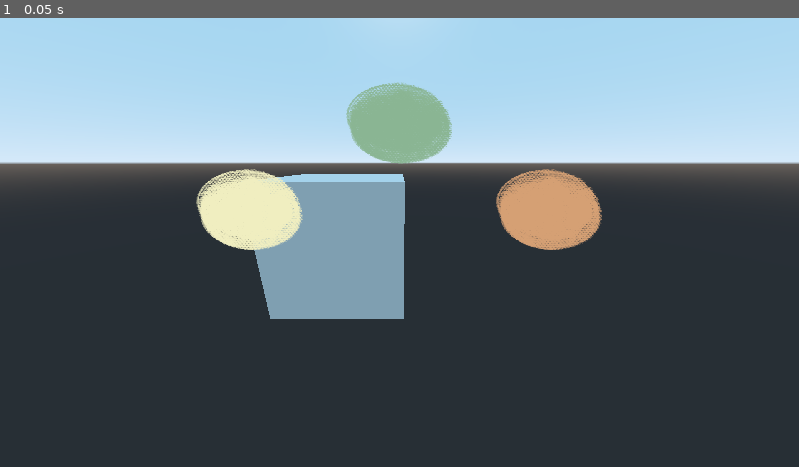
Above: before the commit, frame 1.
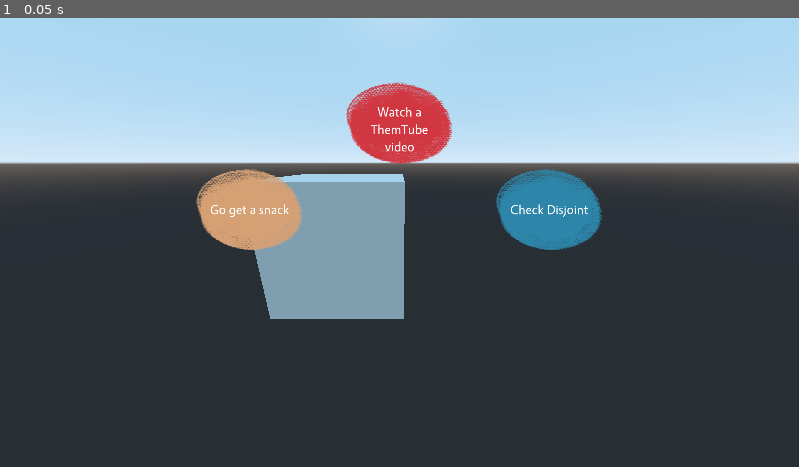
Above: after the commit, the same moment.

Repository: bucketfish/procrastination-simulator
Game: Godot game, scene res://Main.tscn
The game is run twice, just before and just after one commit, with the same random seed, the same clock (stepped at 60 frames per second) and the same inputs. The project has no main scene, so this scene is started directly.
Inputs:
- Up to frame 1 (0.05 s): no input

The runs differ from the first frame. In frame 1, 5.6% of the frame differs, in the area x 24-76%, y 14-52%.

Commit message:
Buttons done!

Diff:
--- a/Main.tscn
+++ b/Main.tscn
@@ -1,23 +1,43 @@
-[gd_scene load_steps=4 format=2]
+[gd_scene load_steps=8 format=2]
 
 [ext_resource path="res://textures/ui/blob.png" type="Texture" id=1]
+[ext_resource path="res://other_resources/Vegur-Regular.otf" type="DynamicFontData" id=2]
+[ext_resource path="res://scripts/Buttons.gd" type="Script" id=3]
 
-[sub_resource type="Theme" id=2]
+[sub_resource type="DynamicFont" id=1]
+size = 32
+use_mipmaps = true
+use_filter = true
+font_data = ExtResource( 2 )
 
-[sub_resource type="CubeMesh" id=1]
+[sub_resource type="StyleBoxEmpty" id=2]
+
+[sub_resource type="Theme" id=3]
+Label/colors/font_color = Color( 1, 1, 1, 1 )
+Label/colors/font_color_shadow = Color( 0, 0, 0, 0 )
+Label/colors/font_outline_modulate = Color( 1, 1, 1, 1 )
+Label/constants/line_spacing = 3
+Label/constants/shadow_as_outline = 0
+Label/constants/shadow_offset_x = 1
+Label/constants/shadow_offset_y = 1
+Label/fonts/font = SubResource( 1 )
+Label/styles/normal = SubResource( 2 )
+
+[sub_resource type="CubeMesh" id=4]
 
 [node name="Spatial" type="Spatial"]
 
 [node name="CanvasLayer" type="CanvasLayer" parent="."]
 
-[node name="Control" type="Control" parent="CanvasLayer"]
+[node name="Buttons" type="Control" parent="CanvasLayer"]
 margin_right = 1920.0
 margin_bottom = 1080.0
+script = ExtResource( 3 )
 __meta__ = {
 "_edit_use_anchors_": false
 }
 
-[node name="ActionButtonLeft" type="TextureButton" parent="CanvasLayer/Control"]
+[node name="ActionButtonCenter" type="TextureButton" parent="CanvasLayer/Buttons"]
 self_modulate = Color( 0.545098, 0.713726, 0.580392, 1 )
 anchor_left = 0.5
 anchor_top = 0.5
@@ -32,7 +52,7 @@
 "_edit_use_anchors_": false
 }
 
-[node name="Label" type="Label" parent="CanvasLayer/Control/ActionButtonLeft"]
+[node name="ActionButtonLabel" type="Label" parent="CanvasLayer/Buttons/ActionButtonCenter"]
 anchor_left = 0.5
 anchor_top = 0.5
 anchor_right = 0.5
@@ -41,13 +61,17 @@
 margin_top = -46.5
 margin_right = 99.5
 margin_bottom = 46.5
-theme = SubResource( 2 )
+theme = SubResource( 3 )
+text = "Stare blankly outside"
 align = 1
 valign = 1
 autowrap = true
+__meta__ = {
+"_edit_use_anchors_": false
+}
 
-[node name="ActionButtonCenter" type="TextureButton" parent="CanvasLayer/Control"]
-self_modulate = Color( 0.945098, 0.937255, 0.756863, 1 )
+[node name="ActionButtonLeft" type="TextureButton" parent="CanvasLayer/Buttons"]
+self_modulate = Color( 0.180392, 0.52549, 0.670588, 1 )
 anchor_left = 0.5
 anchor_top = 0.5
 anchor_right = 0.5
@@ -61,7 +85,25 @@
 "_edit_use_anchors_": false
 }
 
-[node name="ActionButtonRight" type="TextureButton" parent="CanvasLayer/Control"]
+[node name="ActionButtonLabel" type="Label" parent="CanvasLayer/Buttons/ActionButtonLeft"]
+anchor_left = 0.5
+anchor_top = 0.5
+anchor_right = 0.5
+anchor_bottom = 0.5
+margin_left = -99.5
+margin_top = -46.5
+margin_right = 99.5
+margin_bottom = 46.5
+theme = SubResource( 3 )
+text = "Huh can't see this well"
+align = 1
+valign = 1
+autowrap = true
+__meta__ = {
+"_edit_use_anchors_": false
+}
+
+[node name="ActionButtonRight" type="TextureButton" parent="CanvasLayer/Buttons"]
 self_modulate = Color( 0.839216, 0.631373, 0.458824, 1 )
 anchor_left = 0.5
 anchor_top = 0.5
@@ -76,8 +118,26 @@
 "_edit_use_anchors_": false
 }
 
+[node name="ActionButtonLabel" type="Label" parent="CanvasLayer/Buttons/ActionButtonRight"]
+anchor_left = 0.5
+anchor_top = 0.5
+anchor_right = 0.5
+anchor_bottom = 0.5
+margin_left = -99.5
+margin_top = -46.5
+margin_right = 99.5
+margin_bottom = 46.5
+theme = SubResource( 3 )
+text = "Check Disjoint"
+align = 1
+valign = 1
+autowrap = true
+__meta__ = {
+"_edit_use_anchors_": false
+}
+
 [node name="MeshInstance" type="MeshInstance" parent="."]
-mesh = SubResource( 1 )
+mesh = SubResource( 4 )
 material/0 = null
 
 [node name="Camera" type="Camera" parent="."]
--- /dev/null
+++ b/data/actions.json
@@ -0,0 +1,26 @@
+{
+    "disjoint": {
+        "colour": "2e86ab",
+        "text": "Check Disjoint"
+    },
+    "outside": {
+        "colour": "8bb694",
+        "text": "Stare blankly outside"
+    },
+    "snack": {
+        "colour": "d6a175",
+        "text": "Go get a snack"
+    },
+    "themtube": {
+        "colour": "D23842",
+        "text": "Watch a ThemTube video"
+    },
+    "hydrate": {
+        "colour": "8980F5",
+        "text": "Have a sip of water"
+    },
+    "random": {
+        "colour": "F9CFF2",
+        "text": "Random distraction"
+    }
+}
--- a/other_resources/Main.tres
+++ b/other_resources/Main.tres
@@ -1,3 +1,20 @@
-[gd_resource type="Theme" format=2]
+[gd_resource type="Theme" load_steps=4 format=2]
+
+[ext_resource path="res://other_resources/Vegur-Regular.otf" type="DynamicFontData" id=1]
+
+[sub_resource type="DynamicFont" id=1]
+size = 32
+font_data = ExtResource( 1 )
+
+[sub_resource type="StyleBoxEmpty" id=2]
 
 [resource]
+Label/colors/font_color = Color( 1, 1, 1, 1 )
+Label/colors/font_color_shadow = Color( 0, 0, 0, 0 )
+Label/colors/font_outline_modulate = Color( 1, 1, 1, 1 )
+Label/constants/line_spacing = 3
+Label/constants/shadow_as_outline = 0
+Label/constants/shadow_offset_x = 1
+Label/constants/shadow_offset_y = 1
+Label/fonts/font = SubResource( 1 )
+Label/styles/normal = SubResource( 2 )
--- /dev/null
+++ b/scripts/Buttons.gd
@@ -0,0 +1,32 @@
+extends Control
+var data_file
+
+func _ready():
+	var file = File.new()
+	file.open("res://data/actions.json", File.READ)
+	data_file = file.get_as_text()
+	file.close()
+	print(choose_random())
+	draw_buttons(choose_random())
+
+func choose_random():
+	var actions_json = JSON.parse(data_file)
+	var actions = actions_json.result
+	var actions_array = actions.values()
+	var output_array = []
+	for i in 3:
+		randomize()
+		var random_num = randi() % actions_array.size()
+		var chosen_action = actions_array[random_num]
+		actions_array.remove(random_num)
+		output_array.append(chosen_action)
+	return(output_array)
+
+func draw_buttons(data: Array):
+	$ActionButtonLeft.self_modulate = data[0].colour
+	$ActionButtonLeft/ActionButtonLabel.text = data[0].text
+	$ActionButtonCenter.self_modulate = data[1].colour
+	$ActionButtonCenter/ActionButtonLabel.text = data[1].text
+	$ActionButtonRight.self_modulate = data[2].colour
+	$ActionButtonRight/ActionButtonLabel.text = data[2].text
+	visible = true
